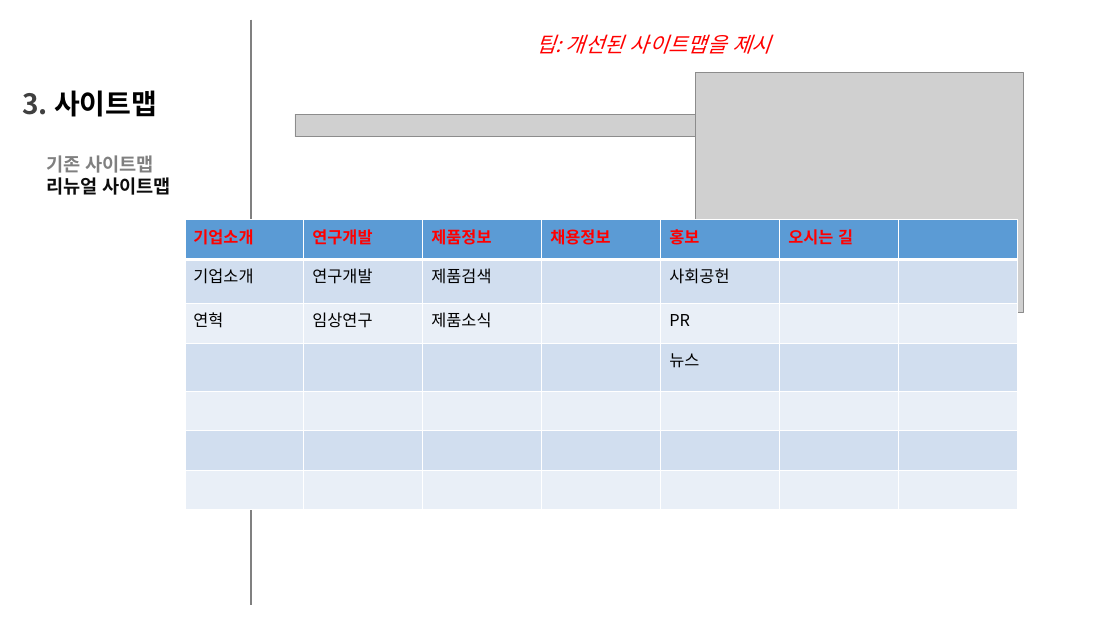
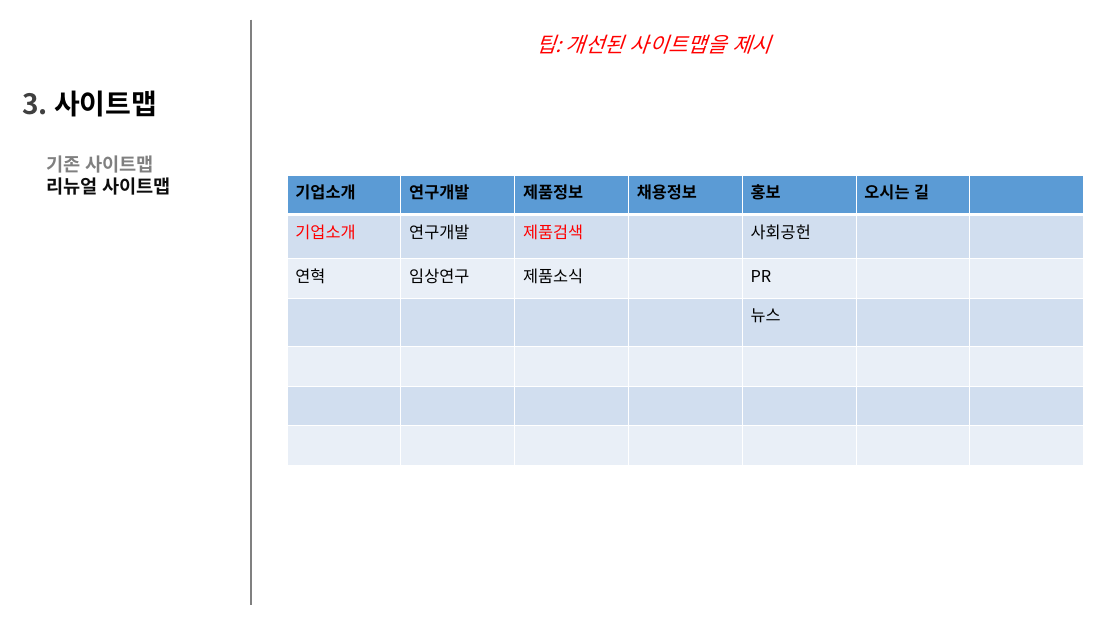
Before and after one commit to csslick/roche-renewal, a slide deck: slide 9 of 로슈 홈페이지 리뉴얼 제안서2021-1005.pptx. Drawn at 1120x630 pixels with LibreOffice and Linux fonts; fonts in the diff are those of the drawing; grey boxes stand for pictures. Boxes give left, top, right and bottom in pixels: in the first picture for what was removed or moved away, otherwise in the second. Text is boxed around its words. In the diff, an @@ line names an element or a change of style, - is before the commit and + after.

```diff
--- a/로슈 홈페이지 리뉴얼 제안서2021-1005.pptx
+++ b/로슈 홈페이지 리뉴얼 제안서2021-1005.pptx
@@ picture removed at [696, 72, 1023, 312] @@
@@ picture removed at [295, 114, 747, 137] @@
@@ table at [287, 176, 1087, 465] @@
@@ text colour #FF0000 to #000000 in "기업소개", "연구개발", "제품정보", "채용정보" and 2 more places @@
@@ text colour #000000 to #FF0000 in "기업소개", "제품검색" @@
@@ table: place and size @@
-table at [185, 220, 1020, 510]
+table at [287, 176, 1087, 465]
```
